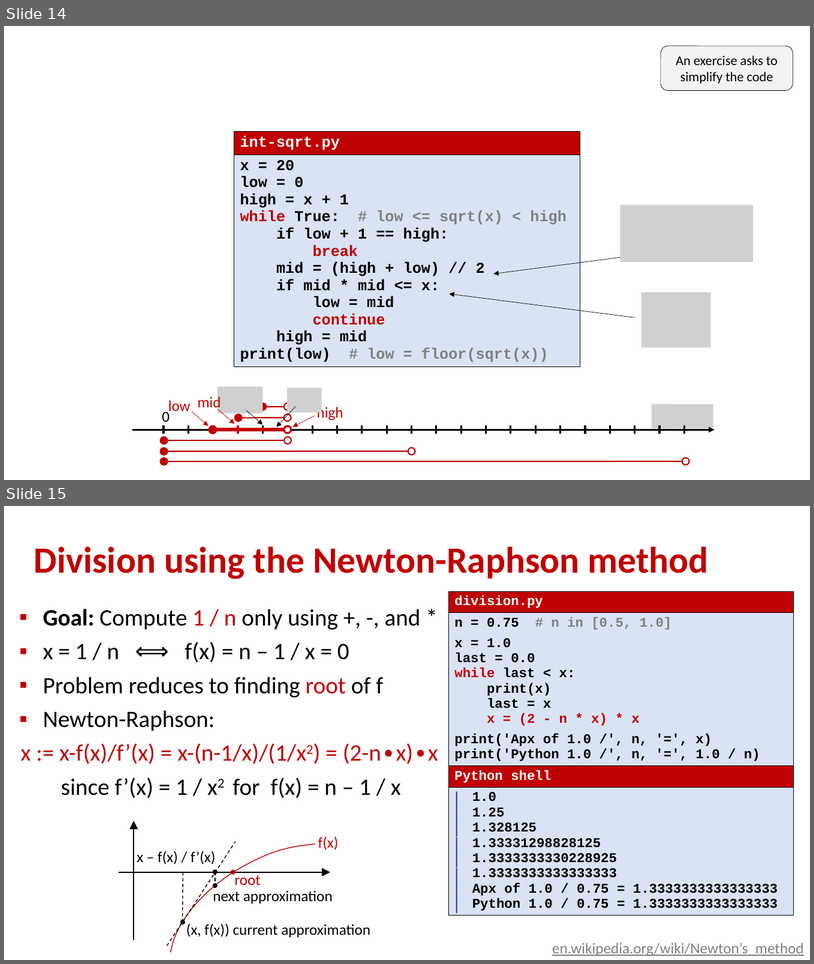
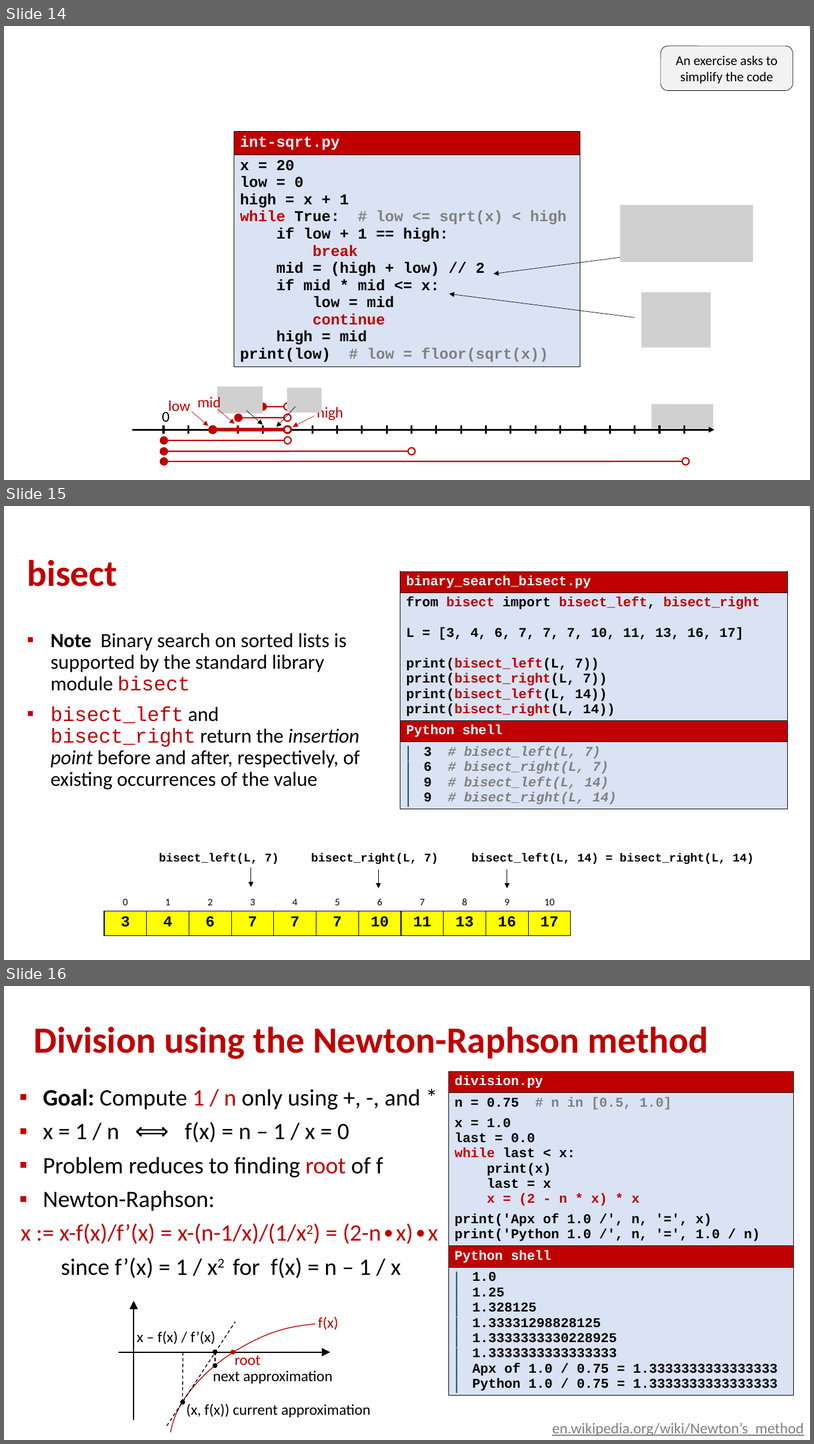
Before and after one commit to gsbrodal/gsbrodal.github.io, a slide deck: ipsa/slides/control.pptx. Shown one above the other, each under a label of ours: slides 14 and 15 before the commit, slides 14, 15 and 16 after it. The pictures are 814x964 and 814x1444 pixels, drawn with LibreOffice and Linux fonts; fonts in the diff are those of the drawing; grey boxes stand for pictures. Boxes give left, top, right and bottom in pixels: in the first picture for what was removed or moved away, otherwise in the second. Text is boxed around its words. In the diff, an @@ line names an element or a change of style, - is before the commit and + after.

Commit message:
all-slides.pdf code.zip control.pdf control.pptx

```diff
--- a/ipsa/slides/control.pptx
+++ b/ipsa/slides/control.pptx
@@ slide 15 added at (4, 506, 810, 960), background #FFFFFF @@
@@ title added at (27, 559, 117, 586), 44 pt, text #C00000, bold @@
+bisect
@@ table added at (400, 571, 788, 821), 4 rows, 1 columns @@
+binary_search_bisect.py
+from bisect import bisect_left, bisect_right / L = [3, 4, 6, 7, 7, 7, 10, 11, 13, 16, 17] / print(bisect_left(L, 7)) / print(bisect_right(L, 7)) / print(bisect_left(L, 14)) / print(bisect_right(L, 14))
+Python shell
+3 # bisect_left(L, 7) / 6 # bisect_right(L, 7) / 9 # bisect_left(L, 14) / 9 # bisect_right(L, 14)
@@ text added at (51, 633, 360, 789), 24 pt, text #000000 @@
+▪ Note Binary search on sorted lists is supported by the standard library module bisect
+▪ bisect_left and bisect_right return the insertion point before and after, respectively, of existing occurrences of the value
@@ text added at (159, 853, 279, 864), 14 pt, text #000000, bold @@
+bisect_left(L, 7)
@@ text added at (311, 853, 439, 864), 14 pt, text #000000, bold @@
+bisect_right(L, 7)
@@ text added at (472, 853, 754, 864), 14 pt, text #000000, bold @@
+bisect_left(L, 14) = bisect_right(L, 14)
@@ arrow added from (251, 868) to (251, 886), #000000 0.5 pt @@
@@ arrow added from (378, 869) to (378, 888), #000000 0.5 pt @@
@@ arrow added from (507, 869) to (507, 888), #000000 0.5 pt @@
@@ table added at (104, 886, 570, 936), 2 rows, 11 columns @@
+0 | 1 | 2 | 3 | 4 | 5 | 6 | 7 | 8 | 9 | 10
+3 | 4 | 6 | 7 | 7 | 7 | 10 | 11 | 13 | 16 | 17
@@ what was slide 15 is now slide 16 @@
```
Also in this commit, not shown: 3 other files.
